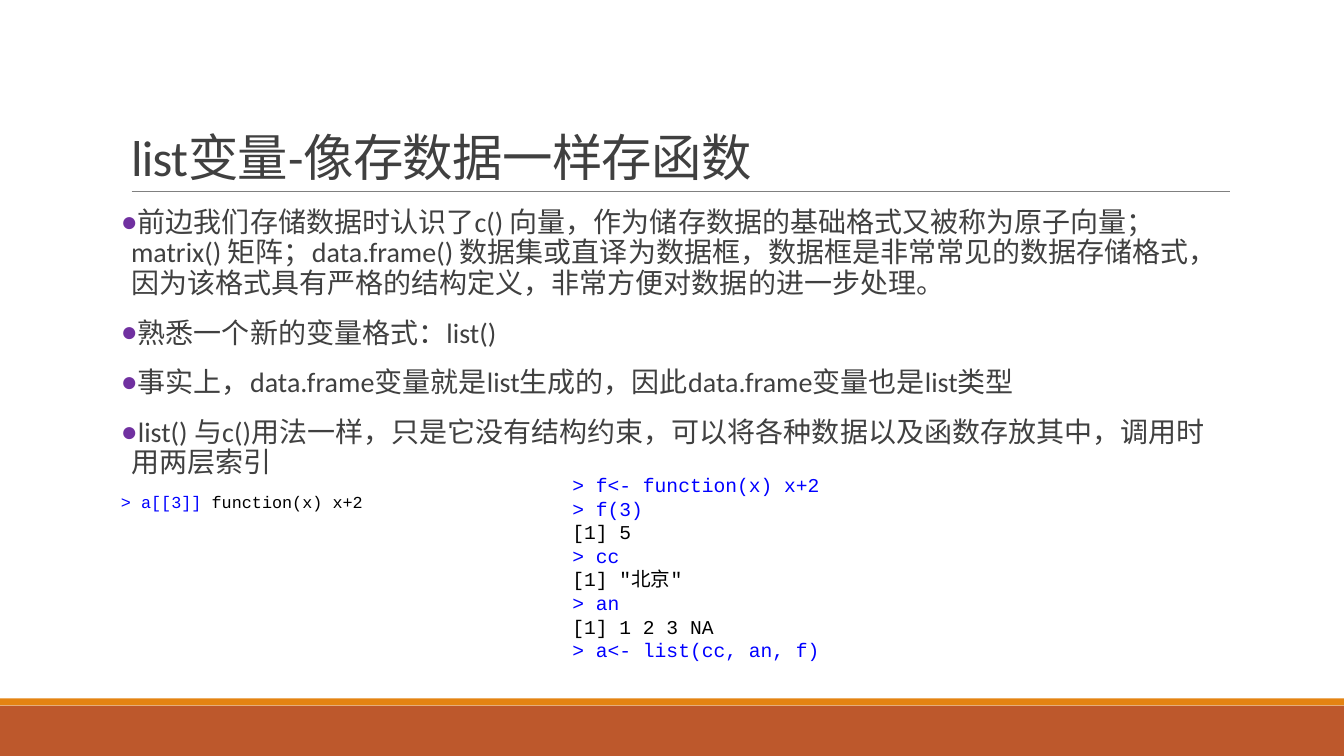
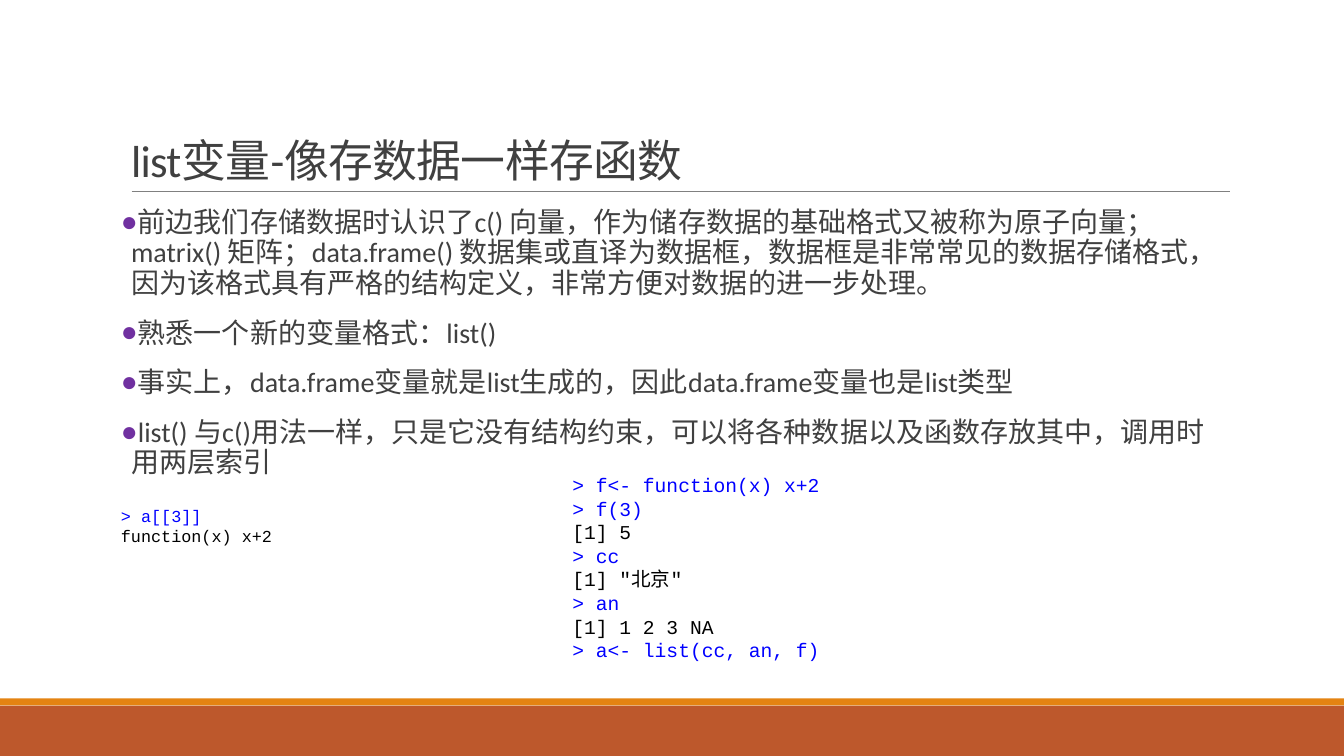
Before and after one commit to exoplanetX/DataAnalytics, a slide deck: slide 11 of 数据分析-6-函数式编程.pptx. Drawn at 1344x756 pixels with LibreOffice and Linux fonts; fonts in the diff are those of the drawing. Boxes give left, top, right and bottom in pixels: in the first picture for what was removed or moved away, otherwise in the second. Text is boxed around its words. In the diff, an @@ line names an element or a change of style, - is before the commit and + after.

```diff
--- a/数据分析-6-函数式编程.pptx
+++ b/数据分析-6-函数式编程.pptx
@@ title "list变量-像存数据一样存函数" at box(131, 140, 682, 181): size 36 to 32 pt @@
@@ text at box(121, 510, 272, 546): text changed @@
-> a[[3]] function(x) x+2
+> a[[3]]
+function(x) x+2
```
Also in this commit, not shown: 6 other slides changed, 1 slide added, 1 other file.
